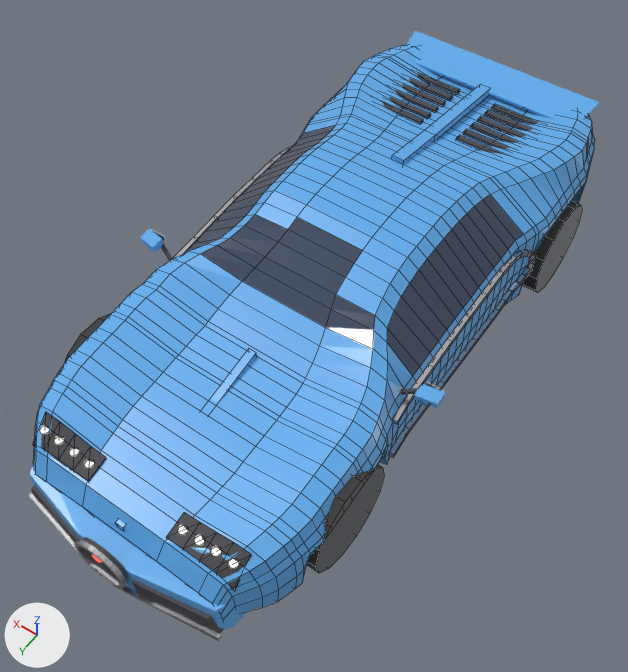
The Blender file art/cars/bellatrix.blend as it was, and as the next commit left it.
Rendered twice from a 50 mm lens placed at (-2.19, 3.41, 5.09), pointed at (-0.04, 0.41, 0.36). Every picture has the same lights, and +X, +Y and +Z are marked at lower left. The first picture is the older version. Mesh edges are drawn as thin lines on the coarser meshes.

The first picture shows 'Body', 'Bumper_F', 'Spoiler', 'Wheel_FL', 'Wheel_RL' and 3 more.
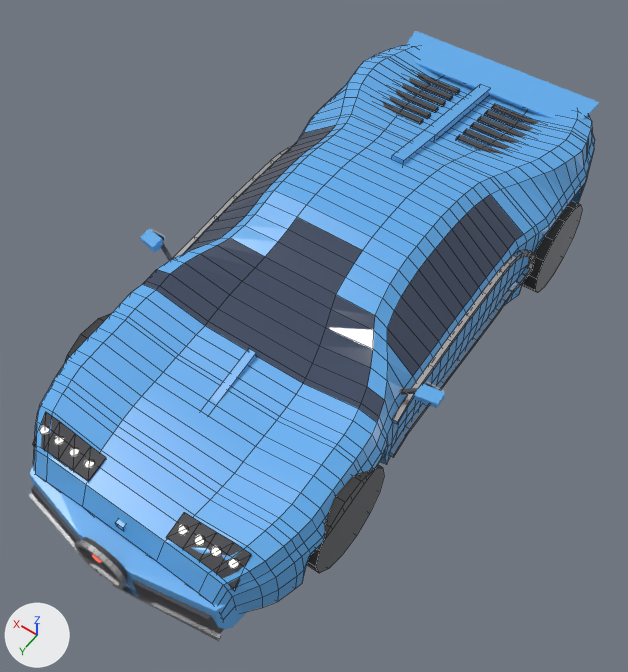
Changed parts and their boxes [x1, y1, x2, y2] in the pictures (628 x 672 px):
part 1 of me_body, recoloured (blue to dark blue): [142, 254, 385, 422] in both
part 2 of me_body, recoloured (dark blue to blue): [231, 214, 288, 256] in both

The change in detail:
me_body has 1486 vertices, 1363 faces and spans x -1.02..1.02, y -2.22..2.28, z -0.42..0.66.
me_body is used by ob_body; parent ob_bellatrix; location (0.0, 0.0, 0.55).
me_body part 1: 16 of the faces centred in x -0.84..0.84, y 0.73..0.99, z 0.23..0.39 switch from mat_livery_bellatrix (blue #61aded) to mat_glass_bellatrix (dark blue #3f4b61).
me_body part 2: all 2 faces centred in x 0.39..0.41, y 0.33..0.44, z 0.51..0.54 switch from mat_glass_bellatrix (dark blue #3f4b61) to mat_livery_bellatrix (blue #61aded).
